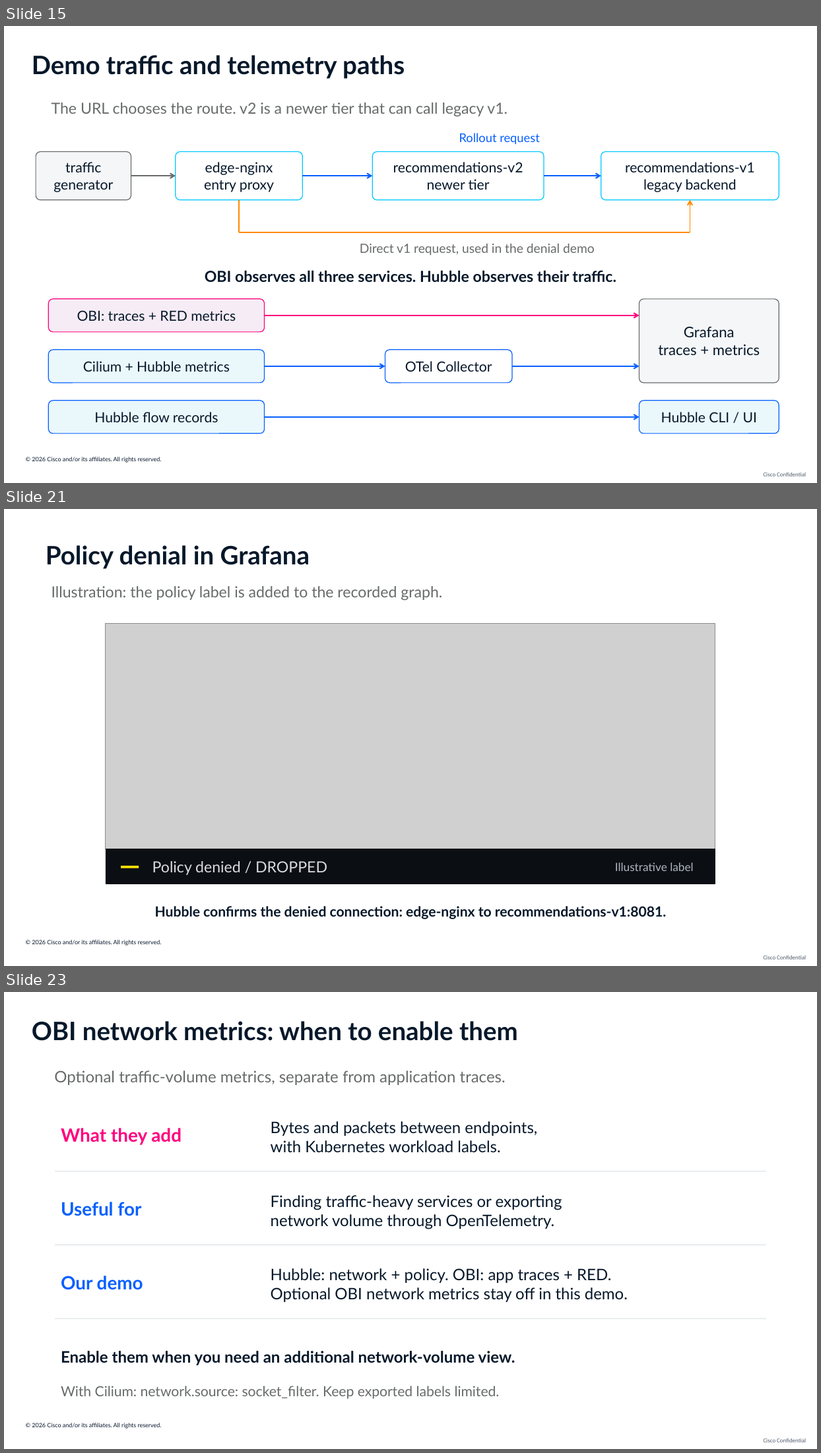
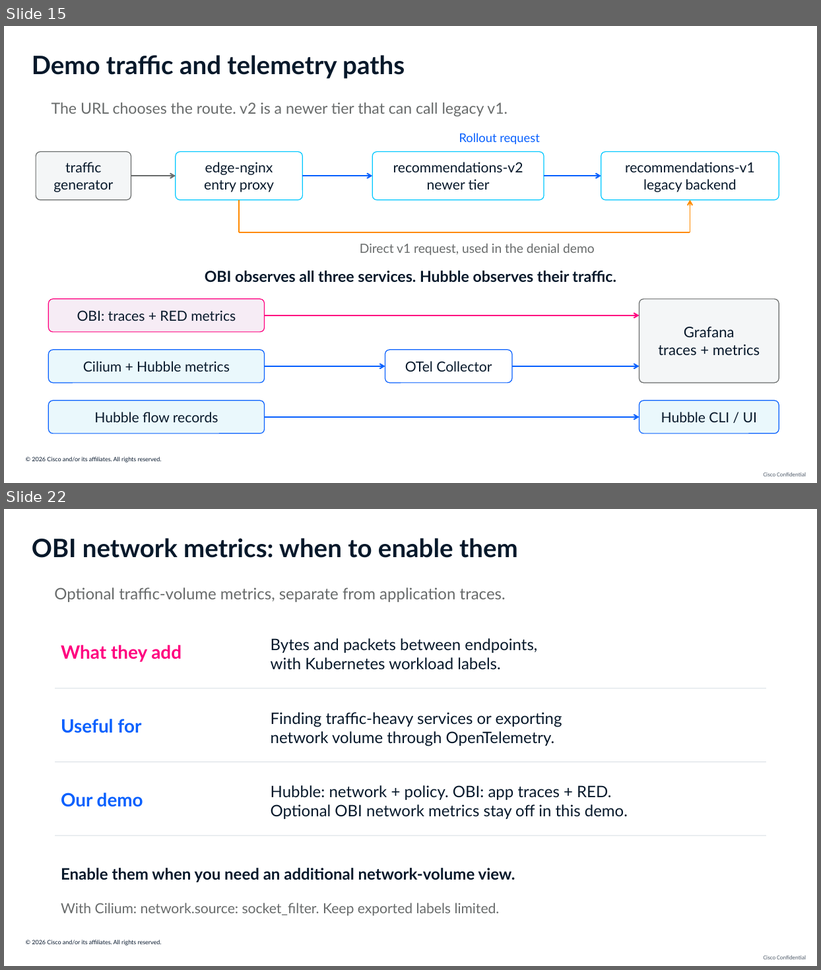
Before and after one commit to ajimenez1503/cilium-obi-demo, a slide deck: slides/cilium-obi-session-deck-latest.pptx. Shown one above the other, each under a label of ours: slides 15, 21 and 23 before the commit, slides 15 and 22 after it; the slides between them are not shown. The pictures are 821x1453 and 821x970 pixels, drawn with LibreOffice and Linux fonts; fonts in the diff are those of the drawing; grey boxes stand for pictures; background and template pictures are left out. Boxes give left, top, right and bottom in pixels: in the first picture for what was removed or moved away, otherwise in the second. Text is boxed around its words. In the diff, an @@ line names an element or a change of style, - is before the commit and + after.

```diff
--- a/slides/cilium-obi-session-deck-latest.pptx
+++ b/slides/cilium-obi-session-deck-latest.pptx
@@ slide 21 removed at bbox=[4, 509, 817, 966], background #FFFFFF; not listed: 2 template elements that a slide beside it also shows @@
@@ text removed at bbox=[46, 545, 310, 569] @@
-Policy denial in Grafana
@@ text removed at bbox=[52, 586, 442, 600] @@
-Illustration: the policy label is added to the recorded graph.
@@ picture removed at bbox=[106, 624, 716, 850] @@
@@ rectangle removed at bbox=[106, 850, 716, 885] @@
@@ text removed at bbox=[152, 861, 327, 875] @@
-Policy denied / DROPPED
@@ text removed at bbox=[615, 863, 693, 871] @@
-Illustrative label
@@ rectangle removed at bbox=[121, 866, 139, 868] @@
@@ text removed at bbox=[155, 906, 666, 920] @@
-Hubble confirms the denied connection: edge-nginx to recommendations-v1:8081.
@@ what was slide 23 is now slide 22 @@
```
Also in this commit, not shown: 7 slides changed.
